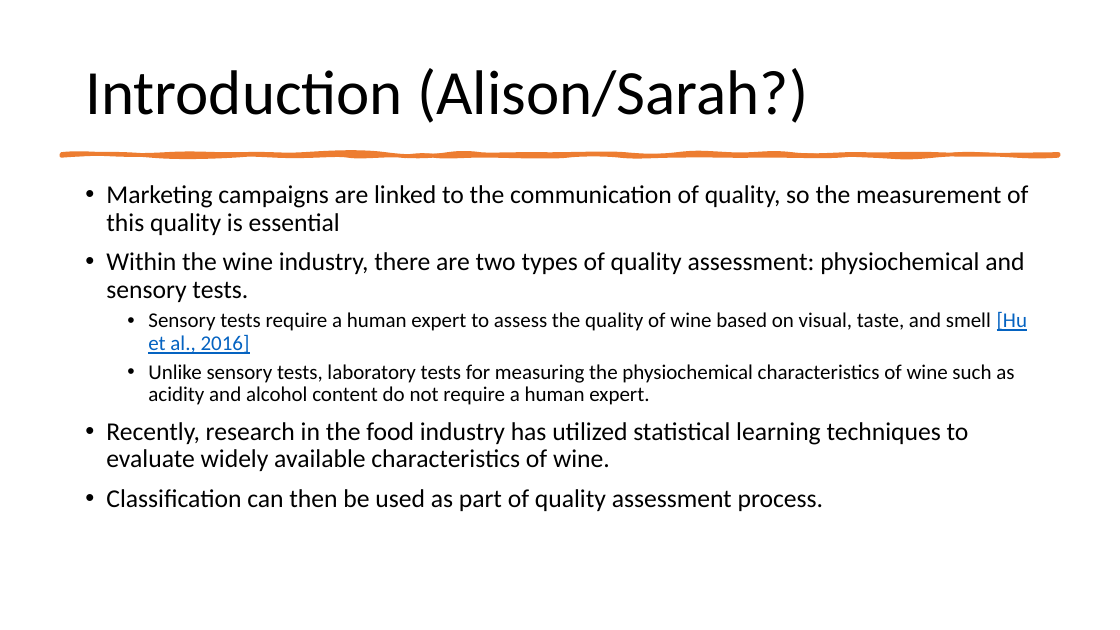
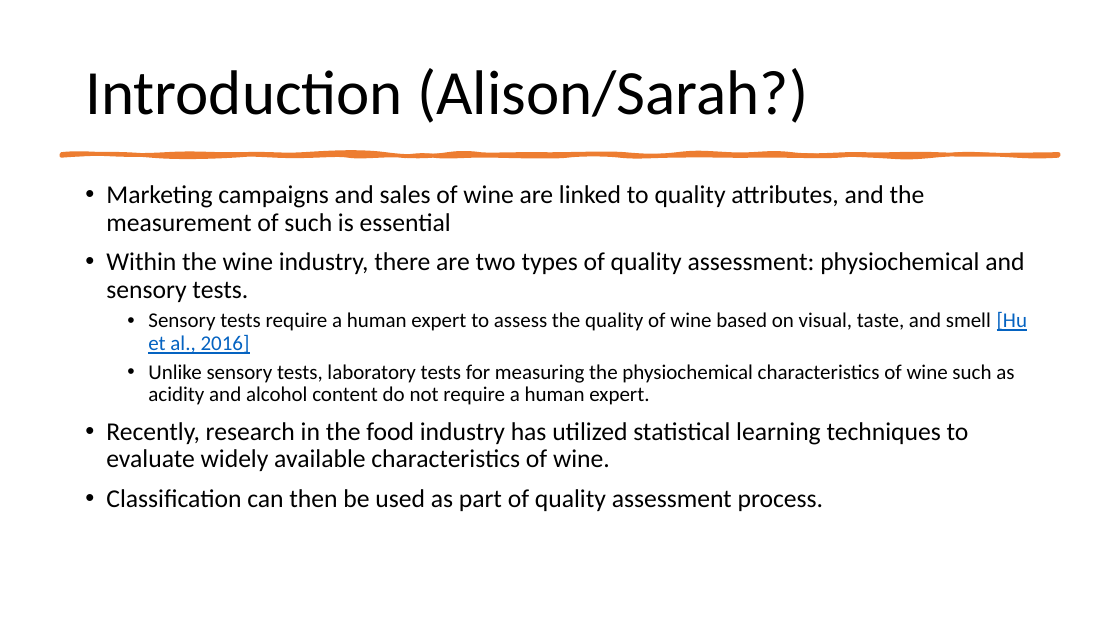
Before and after one commit to earobinson95/Statistical-Learning-Project-UNL-STAT983, a slide deck: slide 2 of presentation/final-presentation.pptx. Drawn at 1120x630 pixels with LibreOffice and Linux fonts; fonts in the diff are those of the drawing. Boxes give left, top, right and bottom in pixels: in the first picture for what was removed or moved away, otherwise in the second. Text is boxed around its words. In the diff, an @@ line names an element or a change of style, - is before the commit and + after.

```diff
--- a/presentation/final-presentation.pptx
+++ b/presentation/final-presentation.pptx
@@ text at <box>106,185,925,232</box>: text changed @@
-• Marketing campaigns are linked to the communication of quality, so the measurement of this quality is essential
+• Marketing campaigns and sales of wine are linked to quality attributes, and the measurement of such is essential
```
Also in this commit, not shown: 3 slides added, 2 slides removed.
